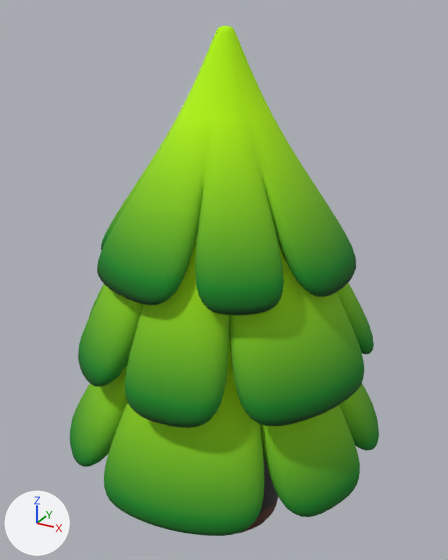
An edit to the FBX model Assets/Meshs/Tree.fbx, drawn before and after from the same camera.
The view is the same before and after, from a 50 mm camera at (1.93, -3.53, 3.74) aimed at (-0.03, 0.04, 1.96). Every picture has the same lights, and +X, +Y and +Z are marked at lower left. Where no turn or scale is listed for an object, it has been applied to the vertices.

Names of what the first picture shows: 'Trunk', 'sheets', 'sheets.001', 'sheets.002'.
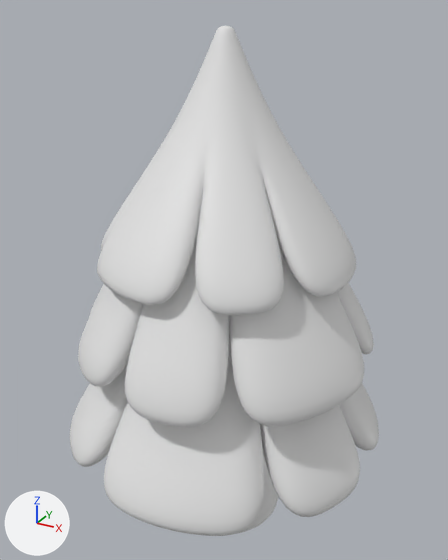
Location of each change, (x1, y1, x2, y2) in pixels of the pictures (448 x 560 px):
'sheets.002', recoloured (green to white)
    both: (97, 25, 356, 315)
'sheets.001', recoloured (green to white)
    both: (78, 233, 374, 428)
'sheets', recoloured (green to white)
    both: (70, 337, 379, 536)
'Trunk', recoloured
    both: (240, 454, 278, 533)

Edits to the bpy script that builds the scene:
```text
Change me_mesh_003:
    where me_mesh_003.from_pydata(...)  # 6658 vertices, 6656 faces; spans x -0.44..0.44, y -0.44..0.44, z -0.76..1.08
    remove me_mesh_003.materials.append(mat_trunk)  # picture img_trunk_png
Change me_mesh:
    where me_mesh.from_pydata(...)  # 7040 vertices, 7040 faces; spans x -1.18..1.14, y -1.18..1.14, z 0.02..1.73
    remove me_mesh.materials.append(mat_sheets)  # picture img_sheets1_png
Change me_mesh_002:
    where me_mesh_002.from_pydata(...)  # 10625 vertices, 10624 faces; spans x -0.88..0.89, y -0.89..0.88, z -0.01..1.5
    remove me_mesh_002.materials.append(mat_sheet2_texture)  # picture img_sheets3_png
Change me_mesh_001:
    where me_mesh_001.from_pydata(...)  # 7040 vertices, 7040 faces; spans x -1.06..1.06, y -1.07..1.07, z -0.01..1.73
    remove me_mesh_001.materials.append(mat_sheets1_texture)  # picture img_sheets2_png
```
